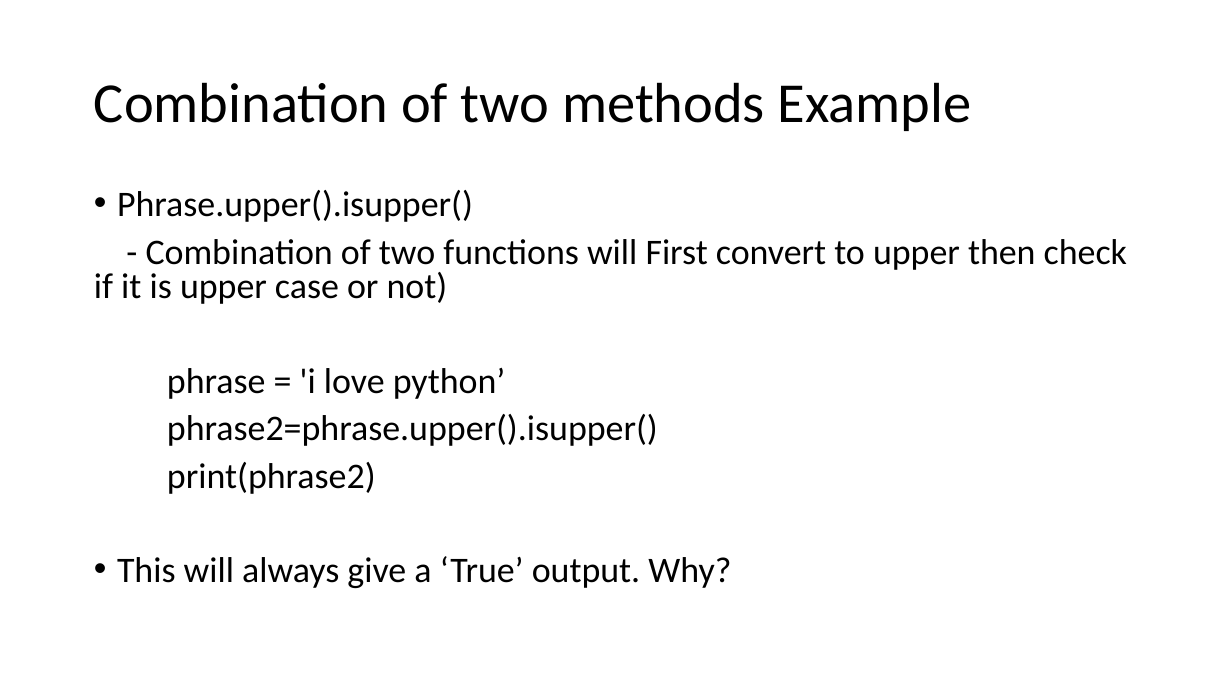
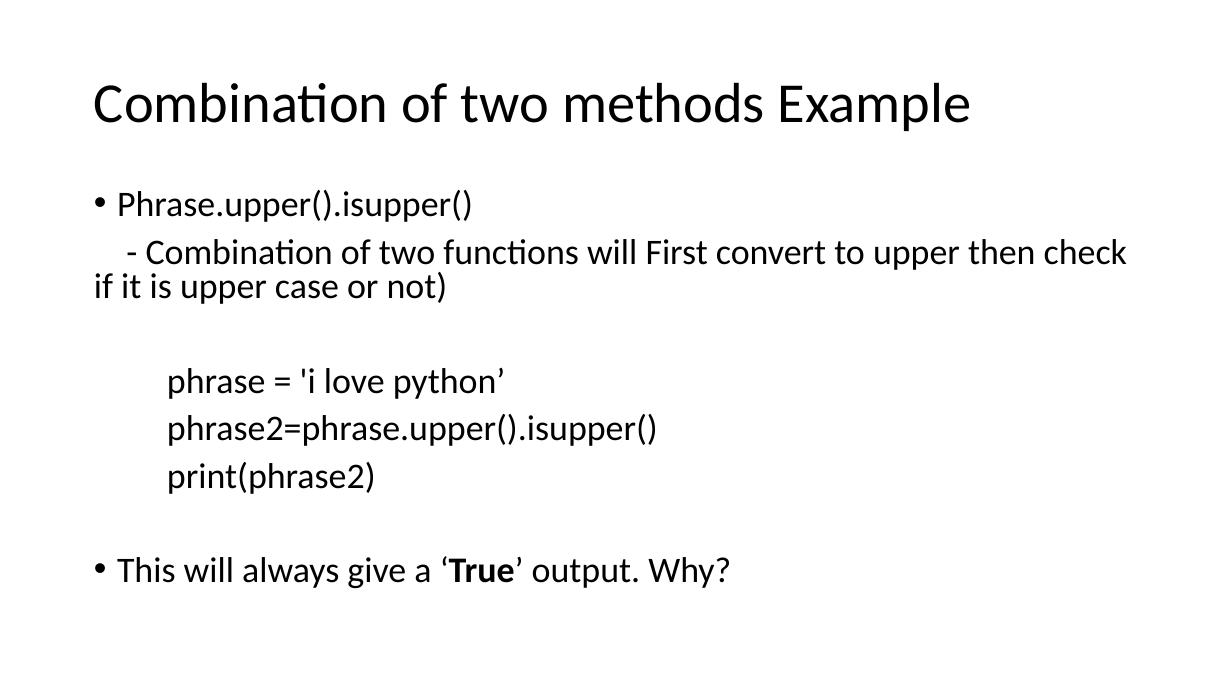
Before and after one commit to HKohin/Python-for-Upward-Bound-Program, a slide deck: slide 34 of PYTHON_9_Strings.pptx. Drawn at 1232x693 pixels with LibreOffice and Linux fonts; fonts in the diff are those of the drawing. Boxes give left, top, right and bottom in pixels: in the first picture for what was removed or moved away, otherwise in the second. Text is boxed around its words. In the diff, an @@ line names an element or a change of style, - is before the commit and + after.

```diff
--- a/PYTHON_9_Strings.pptx
+++ b/PYTHON_9_Strings.pptx
@@ text at <box>117,556,731,588</box>: bold on in "‘True’" @@
```
Also in this commit, not shown: 1 other file.
